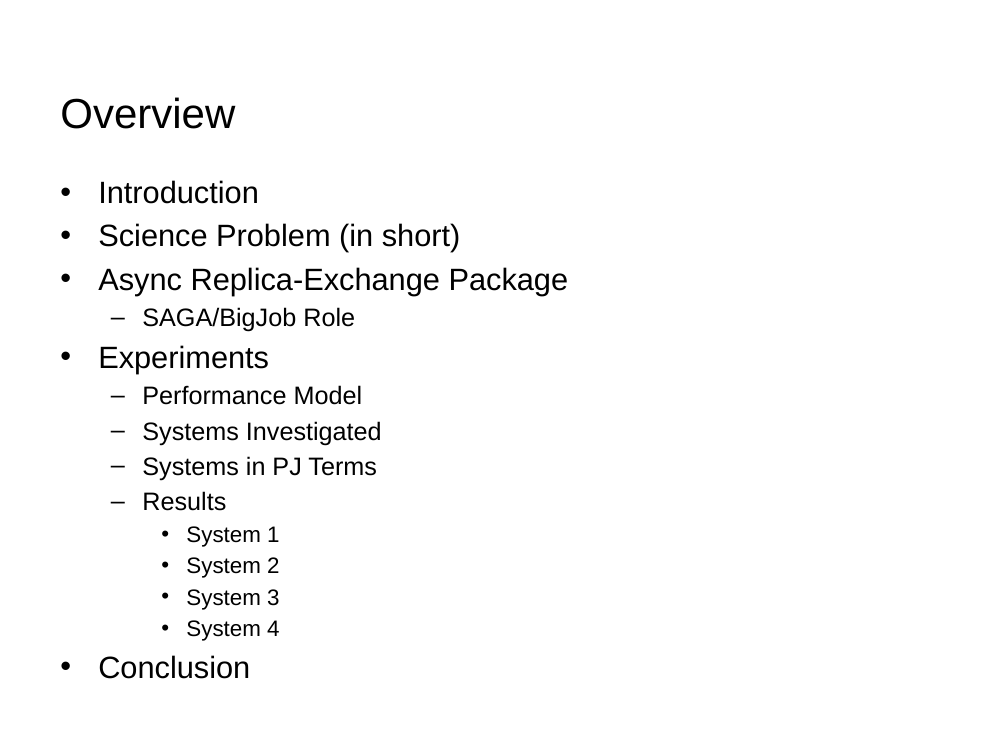
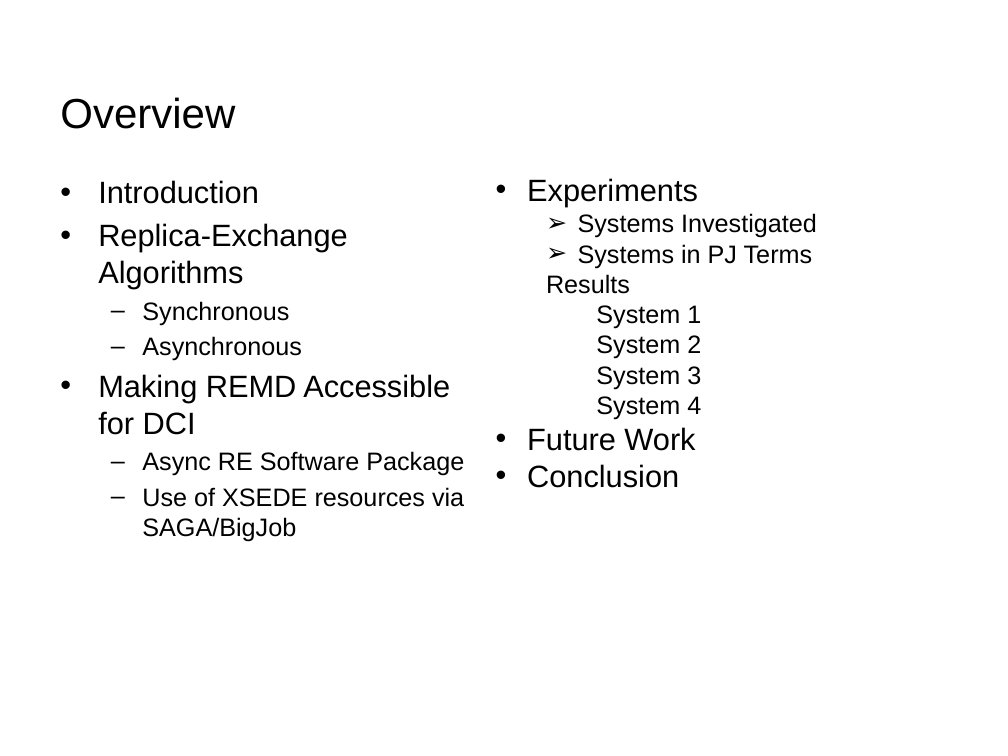
Before and after one commit to saga-project/presentations, a slide deck: slide 2 of 2013-XSEDE-CDI.pptx. Drawn at 1008x756 pixels with LibreOffice and Linux fonts; fonts in the diff are those of the drawing; background and template pictures are left out. Boxes give left, top, right and bottom in pixels: in the first picture for what was removed or moved away, otherwise in the second. Text is boxed around its words. In the diff, an @@ line names an element or a change of style, - is before the commit and + after.

Commit message:
Update the 2013 XSEDE CDI talk

```diff
--- a/2013-XSEDE-CDI.pptx
+++ b/2013-XSEDE-CDI.pptx
@@ text added at (527, 178, 817, 488), 18 pt, text #000000 @@
+• Experiments
+  ➢ Systems Investigated
+  ➢ Systems in PJ Terms
+  Results
+    System 1
+    System 2
+    System 3
+    System 4
+• Future Work
+• Conclusion
@@ text at (98, 223, 464, 542): text changed @@
-• Science Problem (in short)
-• Async Replica-Exchange Package
-  – SAGA/BigJob Role
-• Experiments
-  – Performance Model
-  – Systems Investigated
-  – Systems in PJ Terms
-  – Results
-    • System 1
-    • System 2
-    • System 3
-    • System 4
-• Conclusion
+• Replica-Exchange Algorithms
+  – Synchronous
+  – Asynchronous
+• Making REMD Accessible for DCI
+  – Async RE Software Package
+  – Use of XSEDE resources via SAGA/BigJob
```
Also in this commit, not shown: 8 other slides changed, 15 slides added, 4 slides removed, 1 other file.
